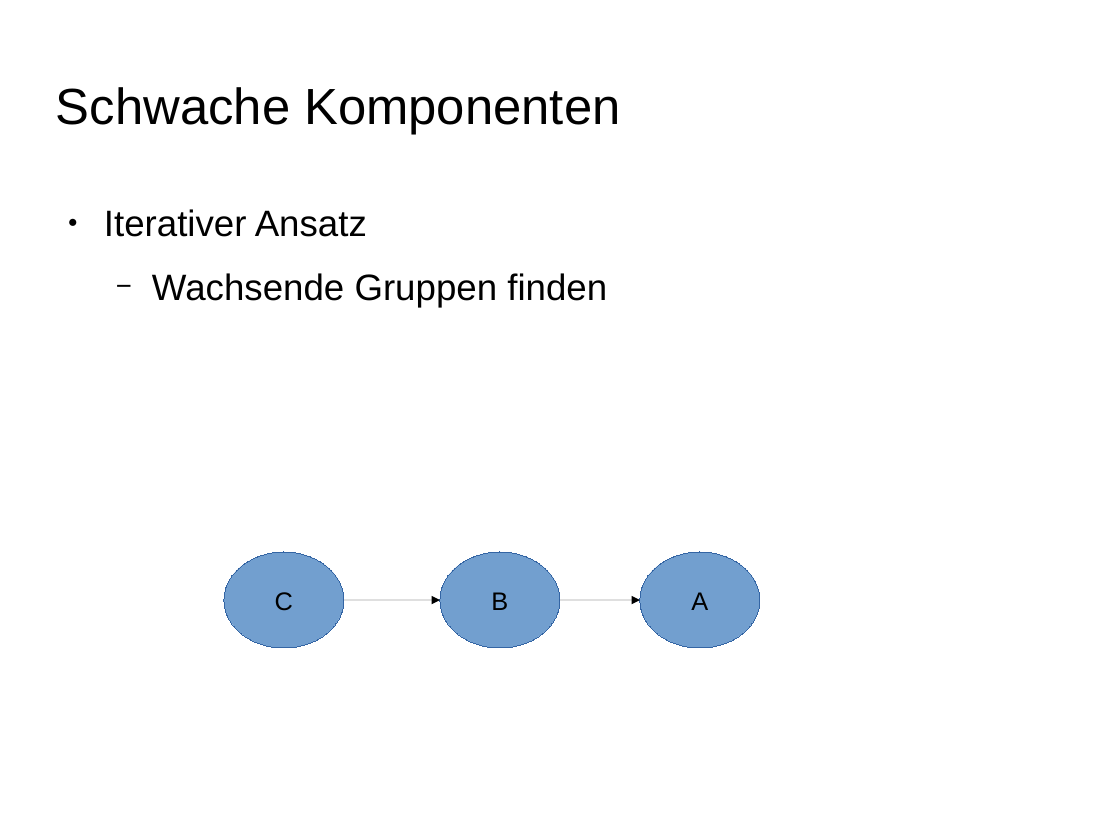
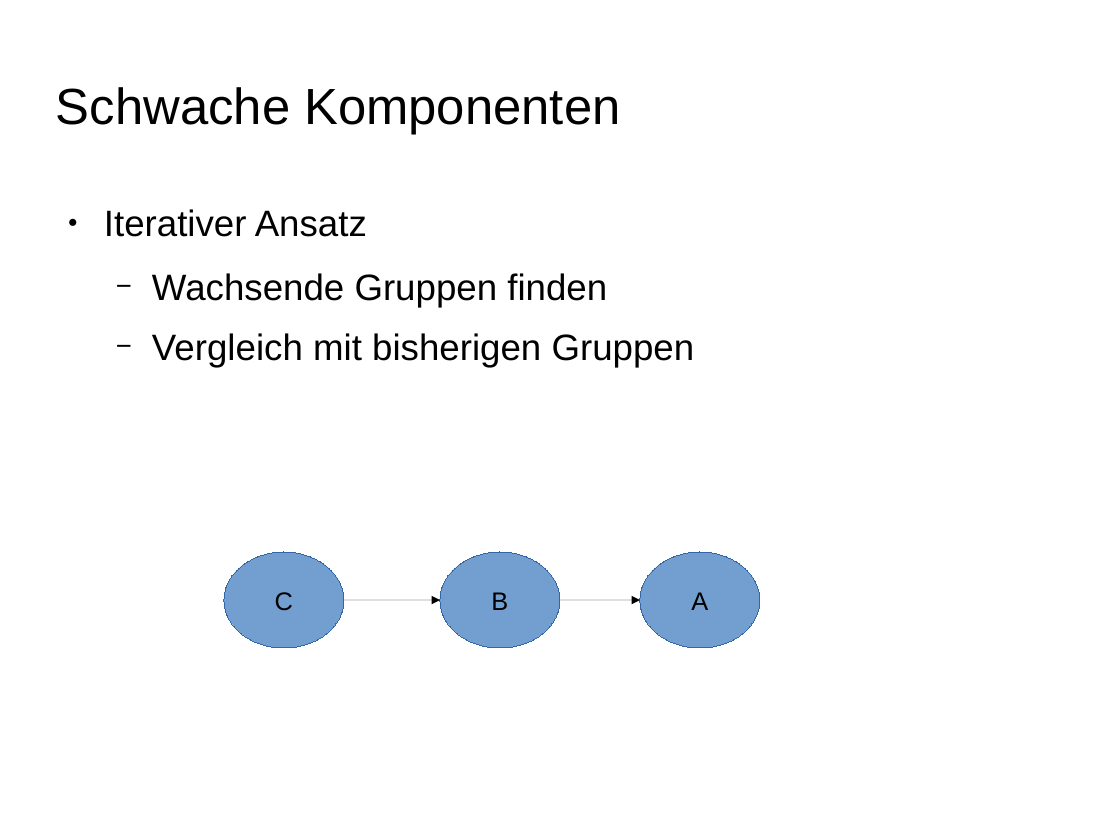
Before and after one commit to ScaDS/dblp-graphulo, a slide deck: slide 6 of doc/testat2.odp (slide 5 before the commit). Drawn at 1120x840 pixels with LibreOffice and Linux fonts; fonts in the diff are those of the drawing; background and template pictures are left out. Boxes give left, top, right and bottom in pixels: in the first picture for what was removed or moved away, otherwise in the second. Text is boxed around its words. In the diff, an @@ line names an element or a change of style, - is before the commit and + after.

```diff
--- a/doc/testat2.odp
+++ b/doc/testat2.odp
@@ text at <box>152,333,695,368</box>: paragraph added @@
+  − Vergleich mit bisherigen Gruppen
```
Also in this commit, not shown: 4 other slides changed, 7 slides added, 1 slide removed, 6 other files.
